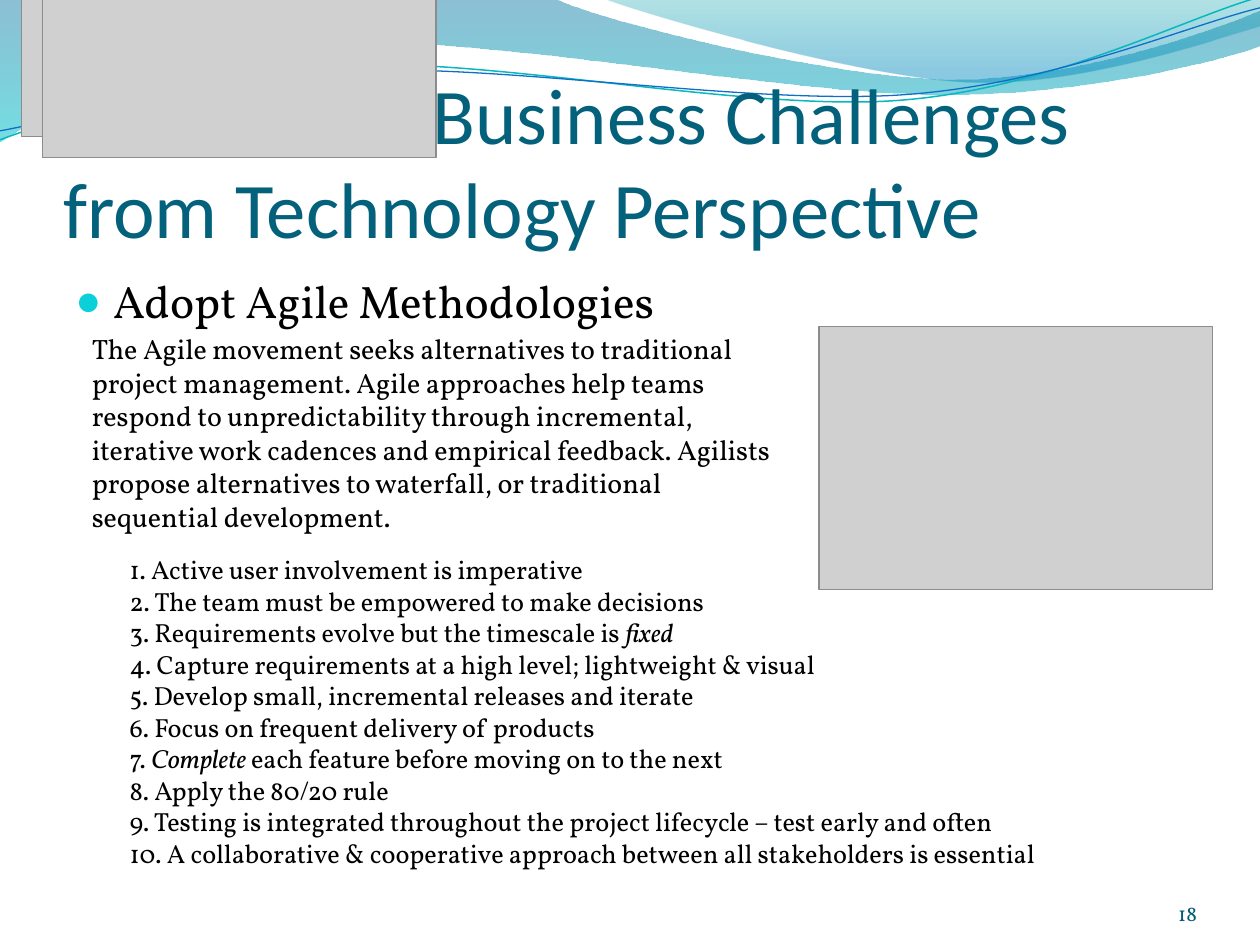
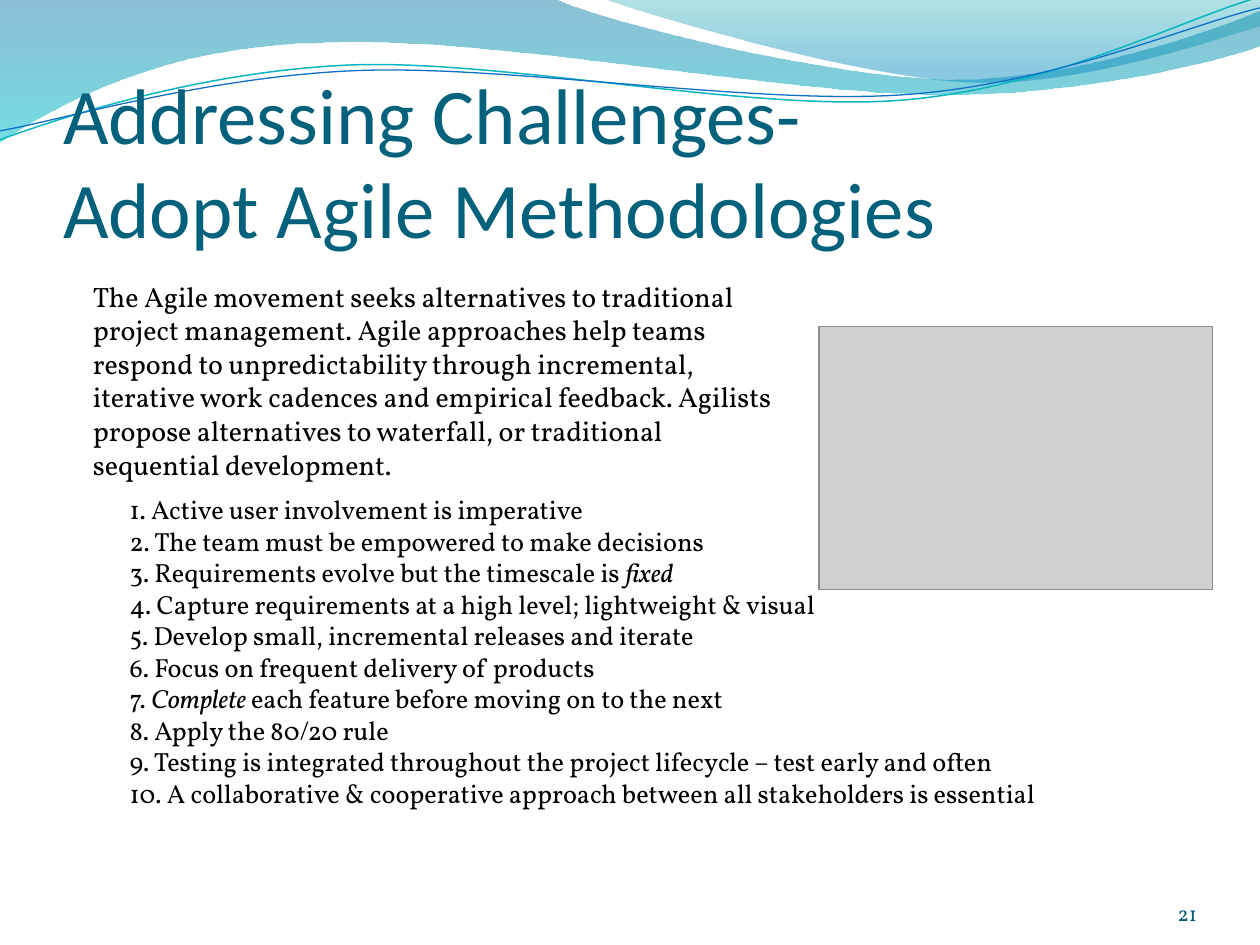
Before and after one commit to ignis01/aws101, a slide deck: slide 21 of cloud101.pptm (slide 18 before the commit). Drawn at 1260x945 pixels with LibreOffice and Linux fonts; fonts in the diff are those of the drawing; grey boxes stand for pictures; background and template pictures are left out. Boxes give left, top, right and bottom in pixels: in the first picture for what was removed or moved away, otherwise in the second. Text is boxed around its words. In the diff, an @@ line names an element or a change of style, - is before the commit and + after.

```diff
--- a/cloud101.pptm
+++ b/cloud101.pptm
@@ picture removed at <box>21,0,415,136</box> @@
@@ picture removed at <box>43,0,436,158</box> @@
@@ title at <box>63,78,935,252</box>: text changed @@
-Addressing Business Challenges from Technology Perspective
+Addressing Challenges-
+Adopt Agile Methodologies
@@ text "The Agile movement seeks alternatives ...": place and size @@
-text "The Agile movement seeks alternatives ..." at <box>92,339,770,534</box>
+text "The Agile movement seeks alternatives ..." at <box>93,287,771,482</box>
@@ text at <box>113,285,655,330</box>: paragraph removed @@
-● Adopt Agile Methodologies
@@ page number at <box>1178,910,1197,921</box>: text changed @@
-18
+21
```
Also in this commit, not shown: 13 other slides changed, 9 slides added, 8 other files.
